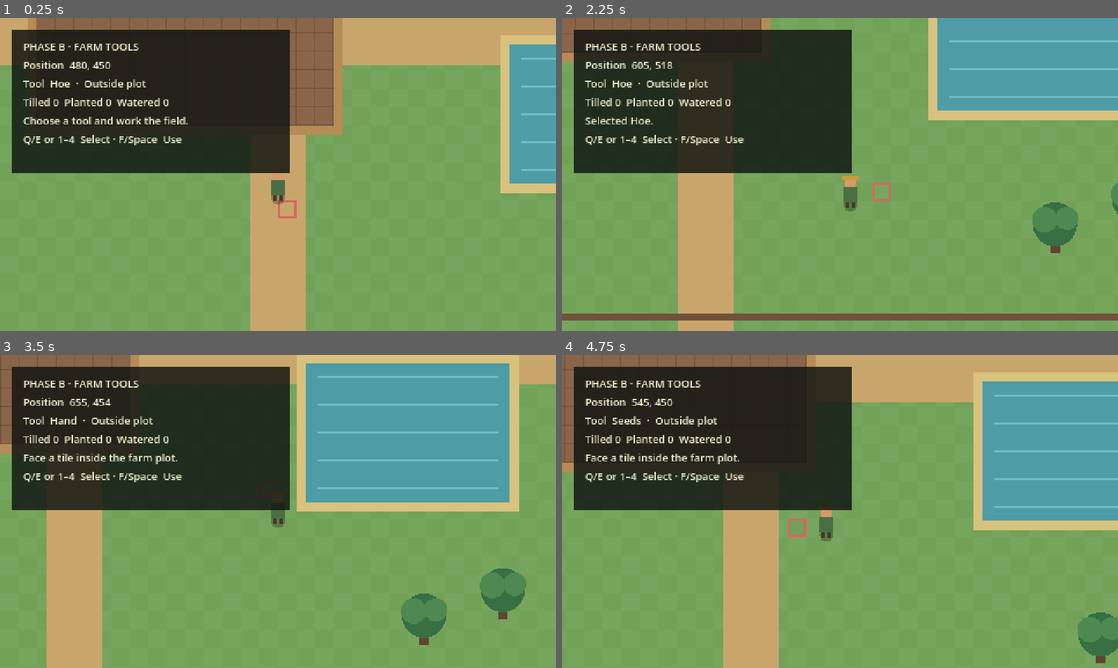
Above: before the commit, frames 1-4 (two rows, left to right).
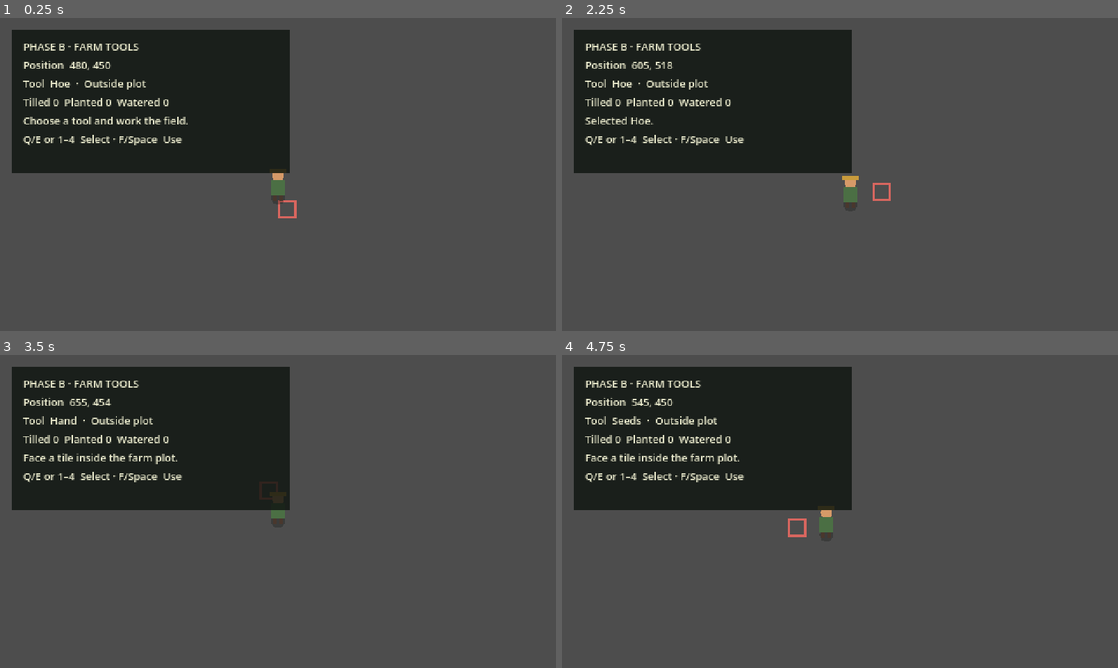
Above: after the commit, the same moments.

Repository: Slydum/Iraya-
Game: Godot game, scene res://scenes/main.tscn
The game is run twice, just before and just after one commit, with the same random seed, the same clock (stepped at 60 frames per second) and the same inputs.
Inputs:
- Up to frame 1 (0.25 s): no input
- Up to frame 2 (2.25 s): tap Enter at 0.5 s; hold Right (ui_right) 0.53-1.28 s; hold Shift 0.53-1.28 s; tap Space at 0.77, 1.52 s; hold Down (ui_down) 1.28-2.03 s; tap Q at 1.35 s; hold Right (ui_right) from 2.03 s (still down); tap E at 2.1 s
- Up to frame 3 (3.5 s): release Right (ui_right) at 2.78 s; hold Up (ui_up) from 2.78 s (still down); tap 1 at 2.85 s; tap Space at 3.02 s
- Up to frame 4 (4.75 s): release Up (ui_up) at 3.53 s; hold Left (ui_left) from 3.53 s (still down); tap 2 at 3.6 s; tap Space at 3.77, 4.52 s; tap 3 at 4.35 s

The runs differ from the first frame. In frame 1, 77% of the frame differs, in the area x 0-100%, y 0-100%; in frame 2, 77%; in frame 3, 77%; in frame 4, 77%.

Commit message:
Replace the procedural farm with Modern Farm world art
Render the Phase 1 farm from a verified compact Modern Farm world texture, align collisions to the authored farmhouse, pond, trees, and stumps, and validate the texture in Godot's web pipeline.

Diff:
--- a/scenes/world/farm_world.tscn
+++ b/scenes/world/farm_world.tscn
@@ -1,7 +1,15 @@
-[gd_scene load_steps=2 format=3]
+[gd_scene load_steps=3 format=3]
 
 [ext_resource type="Script" path="res://scripts/world/farm_world.gd" id="1_world"]
+[ext_resource type="Texture2D" path="res://assets/runtime/world/farm_world.webp" id="2_world_art"]
 
 [node name="FarmWorld" type="Node2D"]
 texture_filter = 1
 script = ExtResource("1_world")
+
+[node name="WorldArt" type="Sprite2D" parent="."]
+position = Vector2(0, 0)
+z_index = -10
+texture_filter = 1
+texture = ExtResource("2_world_art")
+centered = false
--- a/scripts/world/farm_world.gd
+++ b/scripts/world/farm_world.gd
@@ -3,78 +3,49 @@
 
 const WORLD_RECT := Rect2(0, 0, 960, 640)
 const FARM_PLOT := Rect2(272, 224, 256, 176)
-const POND_RECT := Rect2(680, 330, 176, 120)
-const HOUSE_RECT := Rect2(104, 88, 176, 112)
+const POND_RECT := Rect2(672, 320, 256, 128)
+const HOUSE_RECT := Rect2(90, 54, 124, 148)
 
+# Positions are anchored at the base of the tree trunks in the rendered map.
 var _tree_positions: Array[Vector2] = [
-	Vector2(72, 74), Vector2(344, 82), Vector2(404, 96),
-	Vector2(866, 82), Vector2(895, 145), Vector2(78, 520),
-	Vector2(134, 554), Vector2(782, 548), Vector2(850, 526),
+	Vector2(70, 130), Vector2(310, 120), Vector2(385, 118),
+	Vector2(875, 135), Vector2(900, 230), Vector2(78, 575),
+	Vector2(145, 590), Vector2(790, 590), Vector2(875, 570),
+]
+
+var _small_tree_positions: Array[Vector2] = [
+	Vector2(340, 560), Vector2(650, 570), Vector2(610, 120),
+]
+
+var _stump_positions: Array[Vector2] = [
+	Vector2(585, 250), Vector2(225, 455),
 ]
 
 
 func _ready() -> void:
 	_build_collision_geometry()
-	queue_redraw()
-
-
-func _draw() -> void:
-	# Procedural fallback art keeps the public browser build license-safe.
-	draw_rect(WORLD_RECT, Color("76a65d"), true)
-
-	for y in range(0, int(WORLD_RECT.size.y), 16):
-		for x in range(0, int(WORLD_RECT.size.x), 16):
-			var grid_x := int(x / 16)
-			var grid_y := int(y / 16)
-			if (grid_x + grid_y) % 2 == 0:
-				draw_rect(Rect2(x, y, 16, 16), Color("72a158"), true)
-
-	# Main footpaths.
-	draw_rect(Rect2(0, 292, 960, 56), Color("c8a66b"), true)
-	draw_rect(Rect2(456, 0, 48, 640), Color("c8a66b"), true)
-
-	# Farmhouse fallback.
-	draw_rect(HOUSE_RECT, Color("e8d6ac"), true)
-	draw_rect(Rect2(HOUSE_RECT.position - Vector2(10, 12), HOUSE_RECT.size + Vector2(20, 28)), Color("9f553f"), false, 10.0)
-	draw_rect(Rect2(176, 152, 32, 48), Color("664536"), true)
-	draw_rect(Rect2(126, 120, 30, 26), Color("8fc1c8"), true)
-	draw_rect(Rect2(228, 120, 30, 26), Color("8fc1c8"), true)
-
-	# The farm system overlays tilled, planted, and watered cell states here.
-	draw_rect(FARM_PLOT.grow(8), Color("b58b56"), true)
-	draw_rect(FARM_PLOT, Color("8a6549"), true)
-	for x in range(int(FARM_PLOT.position.x), int(FARM_PLOT.end.x) + 1, 16):
-		draw_line(Vector2(x, FARM_PLOT.position.y), Vector2(x, FARM_PLOT.end.y), Color(0.23, 0.15, 0.12, 0.25), 1.0)
-	for y in range(int(FARM_PLOT.position.y), int(FARM_PLOT.end.y) + 1, 16):
-		draw_line(Vector2(FARM_PLOT.position.x, y), Vector2(FARM_PLOT.end.x, y), Color(0.23, 0.15, 0.12, 0.25), 1.0)
-
-	# Pond.
-	draw_rect(POND_RECT.grow(8), Color("d8c27d"), true)
-	draw_rect(POND_RECT, Color("4e9ca6"), true)
-	for y in range(int(POND_RECT.position.y) + 12, int(POND_RECT.end.y), 24):
-		draw_line(Vector2(POND_RECT.position.x + 10, y), Vector2(POND_RECT.end.x - 10, y), Color("73bbc0"), 2.0)
-
-	# Trees double as visible obstacles.
-	for tree_position in _tree_positions:
-		draw_rect(Rect2(tree_position + Vector2(-4, 5), Vector2(8, 20)), Color("62452f"), true)
-		draw_circle(tree_position, 19.0, Color("386f43"))
-		draw_circle(tree_position + Vector2(-9, -4), 11.0, Color("4d8951"))
-		draw_circle(tree_position + Vector2(10, -5), 10.0, Color("4d8951"))
-
-	# World edge fence.
-	draw_rect(WORLD_RECT.grow(-12), Color("6f533b"), false, 6.0)
 
 
 func _build_collision_geometry() -> void:
+	# Invisible boundaries keep the player inside the 960x640 authored map.
 	_add_wall(Rect2(-16, 0, 16, WORLD_RECT.size.y))
 	_add_wall(Rect2(WORLD_RECT.size.x, 0, 16, WORLD_RECT.size.y))
 	_add_wall(Rect2(0, -16, WORLD_RECT.size.x, 16))
 	_add_wall(Rect2(0, WORLD_RECT.size.y, WORLD_RECT.size.x, 16))
 
-	_add_wall(HOUSE_RECT.grow(8))
-	_add_wall(POND_RECT.grow(4))
+	_add_wall(HOUSE_RECT)
+	_add_wall(POND_RECT.grow(-6.0))
+
+	# Tree collision is concentrated around the trunk so the canopy can overlap
+	# the walkable ground without making the world feel unnecessarily blocked.
 	for tree_position in _tree_positions:
-		_add_wall(Rect2(tree_position - Vector2(12, 8), Vector2(24, 34)))
+		_add_wall(Rect2(tree_position - Vector2(10, 18), Vector2(20, 20)))
+
+	for tree_position in _small_tree_positions:
+		_add_wall(Rect2(tree_position - Vector2(7, 13), Vector2(14, 15)))
+
+	for stump_position in _stump_positions:
+		_add_wall(Rect2(stump_position - Vector2(12, 14), Vector2(24, 16)))
 
 
 func _add_wall(rect: Rect2) -> void:
Not shown, added: tools/data/farm_world_webp_part_00.txt
Not shown, added: tools/data/farm_world_webp_part_01.txt
Not shown, added: tools/data/farm_world_webp_part_02.txt
Not shown, added: tools/data/farm_world_webp_part_03.txt
Not shown, added: tools/data/farm_world_webp_part_04.txt
Not shown, added: tools/data/farm_world_webp_part_05.txt
Not shown, added: tools/data/farm_world_webp_part_06.txt
Not shown, added: tools/data/farm_world_webp_part_07.txt
Not shown, added: tools/data/farm_world_webp_part_08.txt
Not shown, changed: .github/workflows/deploy-web.yml
Not shown, added: docs/SPRITE_WORLD_PHASE_1.md
Not shown, added: tools/materialize_world_texture.sh
